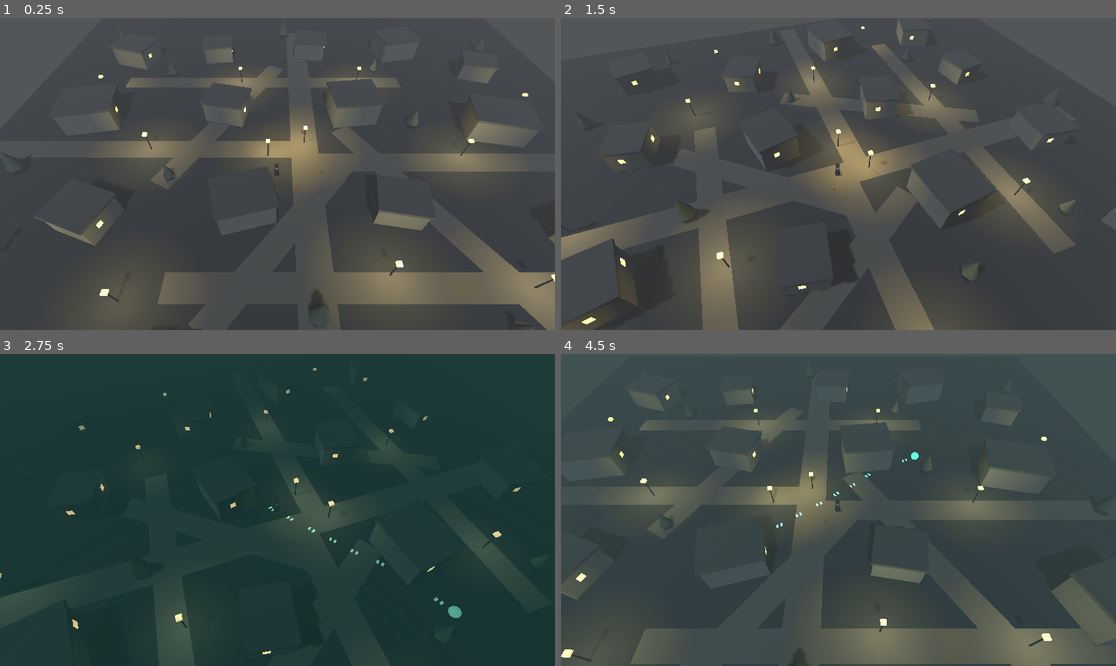
Above: before the commit, frames 1-4 (two rows, left to right).
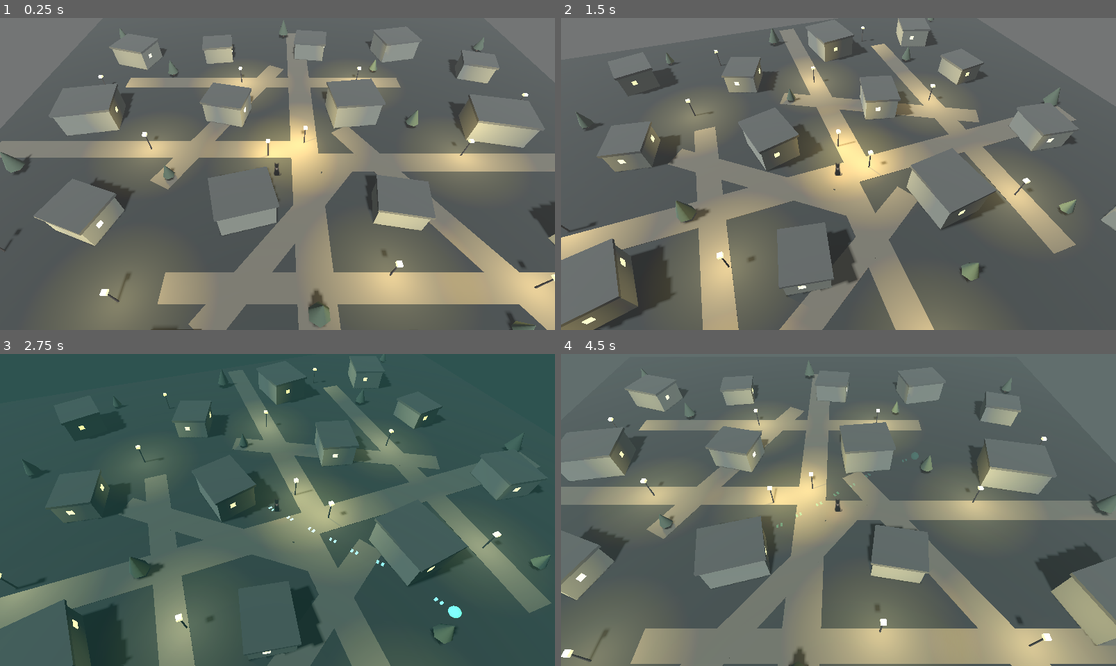
Above: after the commit, the same moments.

Repository: anchen-oktober/lost_purr
Game: Godot game, scene res://MainScene.tscn
Two runs of this game, one before a commit and one after it. Both use one fixed random seed, a clock stepped at 60 frames per second and the inputs below.
Inputs (mouse positions are in pixels of both pictures, inside the frame that each line leads up to):
- Up to frame 1 (0.25 s): no input
- Up to frame 2 (1.5 s): tap Enter at 0.5 s; move the mouse to (960, 158) at 0.52 s; hold Q 0.53-1.28 s; click (960, 158) at 0.67 s; move the mouse to (727, 189) at 1.27 s; tap E at 1.35 s; click (727, 189) at 1.42 s
- Up to frame 3 (2.75 s): move the mouse to (333, 441) at 2.02 s; hold Shift from 2.03 s (still down); click (333, 441) at 2.17 s
- Up to frame 4 (4.5 s): move the mouse to (810, 572) at 2.77 s; release Shift at 2.78 s; tap Q at 2.85 s; click (810, 572) at 2.92 s; move the mouse to (1005, 556) at 3.52 s; hold E 3.53-4.28 s; click (1005, 556) at 3.67 s; move the mouse to (672, 463) at 4.27 s; tap Shift at 4.35 s; click (672, 463) at 4.42 s

The runs differ from the first frame. In frame 1, 78% of the frame differs, in the area x 0-100%, y 0-100%; in frame 2, 74%; in frame 3, 84%; in frame 4, 90%.

Commit message:
Brighten scene and smooth cat vision reveals

Diff:
--- a/MainScene.tscn
+++ b/MainScene.tscn
@@ -3,17 +3,18 @@
 [ext_resource type="Script" uid="uid://mofmms1d68ku" path="res://player_cat.gd" id="1_3mqji"]
 [ext_resource type="Script" uid="uid://ligvtd7i5o31" path="res://camera_3d.gd" id="2_x4av3"]
 [ext_resource type="Script" uid="uid://4ow038eg65xo" path="res://village_builder.gd" id="3_village"]
-[ext_resource type="Texture2D" path="res://Art/CatBilboard.png" id="4_cat"]
-[ext_resource type="Shader" path="res://cat_outline.gdshader" id="5_outline"]
-[ext_resource type="Script" path="res://cat_outline_visibility.gd" id="6_outline_visibility"]
-[ext_resource type="Script" path="res://cat_vision_manager.gd" id="7_cat_vision"]
+[ext_resource type="Texture2D" uid="uid://boakjd6thqbpl" path="res://Art/CatBilboard.png" id="4_cat"]
+[ext_resource type="Shader" uid="uid://imflfkmet43p" path="res://cat_outline.gdshader" id="5_outline"]
+[ext_resource type="Script" uid="uid://cibuicvn804w1" path="res://cat_outline_visibility.gd" id="6_outline_visibility"]
+[ext_resource type="Script" uid="uid://d0bllj7m7hfhw" path="res://cat_vision_manager.gd" id="7_cat_vision"]
 [ext_resource type="PackedScene" path="res://FootprintsPath.tscn" id="8_footprints"]
+[ext_resource type="Script" path="res://cat_vision_fade_reveal.gd" id="9_fade_reveal"]
 
 [sub_resource type="PlaneMesh" id="PlaneMesh_1305s"]
 size = Vector2(72, 72)
 
 [sub_resource type="StandardMaterial3D" id="StandardMaterial3D_3mqji"]
-albedo_color = Color(0.115, 0.13, 0.13, 1)
+albedo_color = Color(0.18, 0.2, 0.19, 1)
 roughness = 0.9
 
 [sub_resource type="BoxShape3D" id="BoxShape3D_1305s"]
@@ -23,12 +24,26 @@
 radius = 0.45
 
 [sub_resource type="ShaderMaterial" id="ShaderMaterial_cat_outline"]
+render_priority = 0
 shader = ExtResource("5_outline")
 shader_parameter/cat_texture = ExtResource("4_cat")
 shader_parameter/outline_color = Color(1, 0.72, 0.22, 0.82)
 shader_parameter/outline_pixels = 5.0
 shader_parameter/glow_pixels = 13.0
 shader_parameter/alpha_threshold = 0.08
+
+[sub_resource type="Environment" id="Environment_x4av3"]
+background_mode = 1
+background_color = Color(0.1, 0.11, 0.12, 1)
+ambient_light_source = 2
+ambient_light_color = Color(0.44, 0.46, 0.48, 1)
+ambient_light_energy = 1.12
+fog_enabled = true
+fog_light_color = Color(0.42, 0.43, 0.43, 1)
+fog_light_energy = 1.15
+fog_sun_scatter = 0.04
+fog_density = 0.006
+volumetric_fog_density = 0.006
 
 [sub_resource type="SphereMesh" id="SphereMesh_hidden_memory"]
 radius = 0.45
@@ -40,19 +55,6 @@
 emission_enabled = true
 emission = Color(0.28, 1, 0.8, 1)
 emission_energy_multiplier = 1.8
-
-[sub_resource type="Environment" id="Environment_x4av3"]
-background_mode = 1
-background_color = Color(0.055, 0.06, 0.068, 1)
-ambient_light_source = 2
-ambient_light_color = Color(0.24, 0.26, 0.28, 1)
-ambient_light_energy = 0.82
-fog_enabled = true
-fog_light_color = Color(0.28, 0.29, 0.3, 1)
-fog_light_energy = 1.35
-fog_sun_scatter = 0.08
-fog_density = 0.016
-volumetric_fog_density = 0.02
 
 [node name="Node3D" type="Node3D" unique_id=928753715]
 
@@ -72,13 +74,13 @@
 [node name="CollisionShape3D" type="CollisionShape3D" parent="PlayerCat" unique_id=1671021864]
 shape = SubResource("SphereShape3D_1305s")
 
-[node name="CatBehindWallsGlow" type="Sprite3D" parent="PlayerCat"]
+[node name="CatBehindWallsGlow" type="Sprite3D" parent="PlayerCat" unique_id=884091671]
 transform = Transform3D(1.22, 0, 0, 0, 1.22, 0, 0, 0, 1.22, 0, 0.74, 0)
+material_override = SubResource("ShaderMaterial_cat_outline")
 pixel_size = 0.003
 billboard = 1
 no_depth_test = true
 texture = ExtResource("4_cat")
-material_override = SubResource("ShaderMaterial_cat_outline")
 script = ExtResource("6_outline_visibility")
 
 [node name="CatBillboard" type="Sprite3D" parent="PlayerCat" unique_id=951761677]
@@ -87,7 +89,7 @@
 billboard = 1
 texture = ExtResource("4_cat")
 
-[node name="CatTrackingLight" type="OmniLight3D" parent="PlayerCat"]
+[node name="CatTrackingLight" type="OmniLight3D" parent="PlayerCat" unique_id=862726659]
 transform = Transform3D(1, 0, 0, 0, 1, 0, 0, 0, 1, 0, 0.9, 0)
 light_color = Color(1, 0.78, 0.42, 1)
 light_energy = 0.45
@@ -103,8 +105,8 @@
 
 [node name="DirectionalLight3D" type="DirectionalLight3D" parent="." unique_id=825650642]
 transform = Transform3D(1, 0, 0, 0, 0.70710677, 0.70710677, 0, -0.70710677, 0.70710677, 0, 0, 0)
-light_color = Color(0.74, 0.78, 0.86, 1)
-light_energy = 0.42
+light_color = Color(0.86, 0.88, 0.92, 1)
+light_energy = 0.75
 shadow_enabled = true
 
 [node name="WorldEnvironment" type="WorldEnvironment" parent="." unique_id=809749385]
@@ -113,21 +115,21 @@
 [node name="Village" type="Node3D" parent="." unique_id=2138485291]
 script = ExtResource("3_village")
 
-[node name="CatVisionManager" type="Node" parent="."]
+[node name="CatVisionManager" type="Node" parent="." unique_id=33666976]
 script = ExtResource("7_cat_vision")
 
-[node name="FootprintsPath" parent="." instance=ExtResource("8_footprints")]
-visible = false
+[node name="FootprintsPath" parent="." unique_id=430629602 instance=ExtResource("8_footprints")]
 
-[node name="HiddenMemory" type="Node3D" parent="." groups=["cat_vision_revealed"]]
+[node name="HiddenMemory" type="Node3D" parent="." unique_id=1499366914 groups=["cat_vision_revealed"]]
 transform = Transform3D(1, 0, 0, 0, 1, 0, 0, 0, 1, 12, 0.45, -7)
 visible = false
+script = ExtResource("9_fade_reveal")
 
-[node name="GlowOrb" type="MeshInstance3D" parent="HiddenMemory"]
+[node name="GlowOrb" type="MeshInstance3D" parent="HiddenMemory" unique_id=630687367]
 mesh = SubResource("SphereMesh_hidden_memory")
 surface_material_override/0 = SubResource("StandardMaterial3D_hidden_memory")
 
-[node name="ColdHintLight" type="OmniLight3D" parent="HiddenMemory"]
+[node name="ColdHintLight" type="OmniLight3D" parent="HiddenMemory" unique_id=618148597]
 light_color = Color(0.35, 1, 0.82, 1)
 light_energy = 0.8
 omni_range = 3.0
--- /dev/null
+++ b/cat_vision_fade_reveal.gd
@@ -0,0 +1,51 @@
+extends Node3D
+
+@export var max_alpha: float = 0.62
+@export var max_emission: float = 1.8
+@export var max_light_energy: float = 0.8
+
+var fade_materials: Array[StandardMaterial3D] = []
+var fade_lights: Array[Light3D] = []
+
+func _ready() -> void:
+	add_to_group("cat_vision_revealed")
+	_prepare_fade_targets()
+	set_cat_vision_amount(0.0)
+
+func set_cat_vision_amount(amount: float) -> void:
+	var fade_amount: float = clampf(amount, 0.0, 1.0)
+	visible = fade_amount > 0.01
+
+	for material in fade_materials:
+		var color: Color = material.albedo_color
+		color.a = max_alpha * fade_amount
+		material.albedo_color = color
+		material.emission_energy_multiplier = max_emission * fade_amount
+
+	for light in fade_lights:
+		light.light_energy = max_light_energy * fade_amount
+
+func _prepare_fade_targets() -> void:
+	fade_materials.clear()
+	fade_lights.clear()
+
+	for child in get_children():
+		if child is MeshInstance3D:
+			var mesh_instance: MeshInstance3D = child as MeshInstance3D
+			_prepare_mesh_material(mesh_instance)
+		elif child is Light3D:
+			var light: Light3D = child as Light3D
+			fade_lights.append(light)
+
+func _prepare_mesh_material(mesh_instance: MeshInstance3D) -> void:
+	var source_material: Material = mesh_instance.get_surface_override_material(0)
+	if source_material == null:
+		return
+
+	var material: StandardMaterial3D = source_material.duplicate() as StandardMaterial3D
+	if material == null:
+		return
+
+	material.transparency = BaseMaterial3D.TRANSPARENCY_ALPHA
+	mesh_instance.set_surface_override_material(0, material)
+	fade_materials.append(material)
--- a/cat_vision_manager.gd
+++ b/cat_vision_manager.gd
@@ -4,22 +4,22 @@
 @export var transition_speed: float = 6.0
 @export var revealed_group: String = "cat_vision_revealed"
 
-@export var normal_background_color: Color = Color(0.055, 0.06, 0.068, 1.0)
-@export var vision_background_color: Color = Color(0.015, 0.04, 0.045, 1.0)
-@export var normal_ambient_color: Color = Color(0.24, 0.26, 0.28, 1.0)
-@export var vision_ambient_color: Color = Color(0.08, 0.24, 0.22, 1.0)
-@export var normal_ambient_energy: float = 0.82
-@export var vision_ambient_energy: float = 0.28
-@export var normal_fog_density: float = 0.016
-@export var vision_fog_density: float = 0.045
-@export var normal_volumetric_fog_density: float = 0.02
-@export var vision_volumetric_fog_density: float = 0.065
+@export var normal_background_color: Color = Color(0.1, 0.11, 0.12, 1.0)
+@export var vision_background_color: Color = Color(0.055, 0.095, 0.1, 1.0)
+@export var normal_ambient_color: Color = Color(0.44, 0.46, 0.48, 1.0)
+@export var vision_ambient_color: Color = Color(0.2, 0.36, 0.33, 1.0)
+@export var normal_ambient_energy: float = 1.12
+@export var vision_ambient_energy: float = 0.65
+@export var normal_fog_density: float = 0.006
+@export var vision_fog_density: float = 0.018
+@export var normal_volumetric_fog_density: float = 0.006
+@export var vision_volumetric_fog_density: float = 0.02
 @export var normal_saturation: float = 1.0
-@export var vision_saturation: float = 0.55
+@export var vision_saturation: float = 0.75
 @export var normal_brightness: float = 1.0
-@export var vision_brightness: float = 0.75
+@export var vision_brightness: float = 0.9
 @export var normal_glow_intensity: float = 0.0
-@export var vision_glow_intensity: float = 0.28
+@export var vision_glow_intensity: float = 0.18
 
 var vision_amount: float = 0.0
 var cat_vision_active: bool = false
@@ -39,7 +39,7 @@
 	vision_amount = lerpf(vision_amount, target_amount, weight)
 
 	_apply_environment(vision_amount)
-	_set_revealed_objects_visible(vision_amount > 0.08)
+	_update_revealed_objects(vision_amount)
 
 func _apply_environment(amount: float) -> void:
 	if world_environment == null or world_environment.environment == null:
@@ -50,7 +50,7 @@
 	environment.ambient_light_color = normal_ambient_color.lerp(vision_ambient_color, amount)
 	environment.ambient_light_energy = lerpf(normal_ambient_energy, vision_ambient_energy, amount)
 	environment.fog_enabled = true
-	environment.fog_light_color = Color(0.28, 0.29, 0.3, 1.0).lerp(Color(0.08, 0.32, 0.3, 1.0), amount)
+	environment.fog_light_color = Color(0.42, 0.43, 0.43, 1.0).lerp(Color(0.16, 0.36, 0.34, 1.0), amount)
 	environment.fog_density = lerpf(normal_fog_density, vision_fog_density, amount)
 	environment.volumetric_fog_enabled = true
 	environment.volumetric_fog_density = lerpf(normal_volumetric_fog_density, vision_volumetric_fog_density, amount)
@@ -63,7 +63,12 @@
 	environment.glow_intensity = lerpf(normal_glow_intensity, vision_glow_intensity, amount)
 
 func _set_revealed_objects_visible(is_visible: bool) -> void:
+	_update_revealed_objects(1.0 if is_visible else 0.0)
+
+func _update_revealed_objects(amount: float) -> void:
 	for node in get_tree().get_nodes_in_group(revealed_group):
-		if node is Node3D:
+		if node.has_method("set_cat_vision_amount"):
+			node.call("set_cat_vision_amount", amount)
+		elif node is Node3D:
 			var node_3d: Node3D = node as Node3D
-			node_3d.visible = is_visible
+			node_3d.visible = amount > 0.08
--- a/footprints_path.gd
+++ b/footprints_path.gd
@@ -1,4 +1,43 @@
 extends Node3D
+
+@export var max_alpha: float = 0.72
+@export var max_emission: float = 1.6
+
+var footprint_material: StandardMaterial3D
 
 func _ready() -> void:
 	add_to_group("cat_vision_revealed")
+	_prepare_fade_material()
+	set_cat_vision_amount(0.0)
+
+func set_cat_vision_amount(amount: float) -> void:
+	var fade_amount: float = clampf(amount, 0.0, 1.0)
+	visible = fade_amount > 0.01
+
+	if footprint_material == null:
+		return
+
+	var color: Color = footprint_material.albedo_color
+	color.a = max_alpha * fade_amount
+	footprint_material.albedo_color = color
+	footprint_material.emission_energy_multiplier = max_emission * fade_amount
+
+func _prepare_fade_material() -> void:
+	var source_material: Material = null
+
+	for child in get_children():
+		if child is MeshInstance3D:
+			var footprint: MeshInstance3D = child as MeshInstance3D
+			source_material = footprint.get_surface_override_material(0)
+			break
+
+	if source_material == null:
+		return
+
+	footprint_material = source_material.duplicate() as StandardMaterial3D
+	footprint_material.transparency = BaseMaterial3D.TRANSPARENCY_ALPHA
+
+	for child in get_children():
+		if child is MeshInstance3D:
+			var footprint: MeshInstance3D = child as MeshInstance3D
+			footprint.set_surface_override_material(0, footprint_material)
--- a/project.godot
+++ b/project.godot
@@ -22,3 +22,4 @@
 [rendering]
 
 rendering_device/driver.windows="d3d12"
+textures/vram_compression/import_etc2_astc=true
--- a/village_builder.gd
+++ b/village_builder.gd
@@ -100,14 +100,14 @@
 		_add_tree(trees, tree_positions[i], 0.8 + float(i % 3) * 0.18)
 
 func _create_materials() -> void:
-	ground_material = _material(Color(0.115, 0.13, 0.13, 1.0))
-	road_material = _material(Color(0.31, 0.30, 0.26, 1.0))
-	house_material = _material(Color(0.34, 0.35, 0.32, 1.0))
-	roof_material = _material(Color(0.22, 0.23, 0.22, 1.0))
+	ground_material = _material(Color(0.18, 0.2, 0.19, 1.0))
+	road_material = _material(Color(0.42, 0.4, 0.34, 1.0))
+	house_material = _material(Color(0.47, 0.48, 0.43, 1.0))
+	roof_material = _material(Color(0.32, 0.33, 0.31, 1.0))
 	window_material = _emissive_material(Color(1.0, 0.86, 0.42, 1.0), 1.9)
-	pole_material = _material(Color(0.16, 0.14, 0.12, 1.0))
-	tree_material = _material(Color(0.19, 0.25, 0.19, 1.0))
-	trunk_material = _material(Color(0.19, 0.14, 0.1, 1.0))
+	pole_material = _material(Color(0.24, 0.21, 0.18, 1.0))
+	tree_material = _material(Color(0.28, 0.35, 0.27, 1.0))
+	trunk_material = _material(Color(0.27, 0.2, 0.14, 1.0))
 
 func _material(color: Color) -> StandardMaterial3D:
 	var material := StandardMaterial3D.new()
Not shown, changed: Art/CatBilboard.png.import
Not shown, added: cat_vision_fade_reveal.gd.uid
